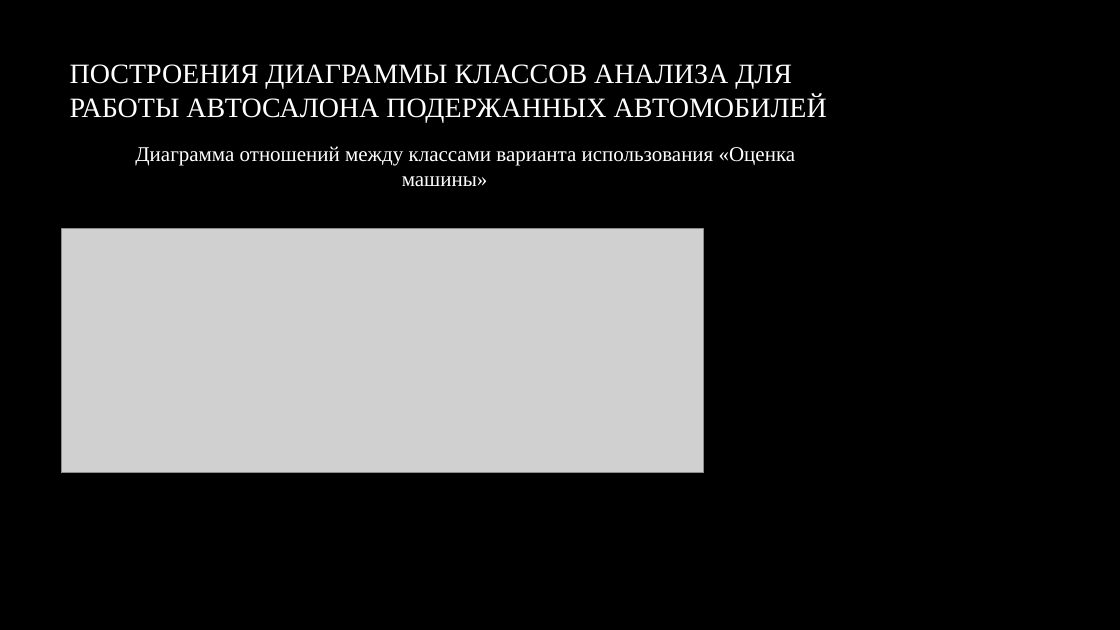
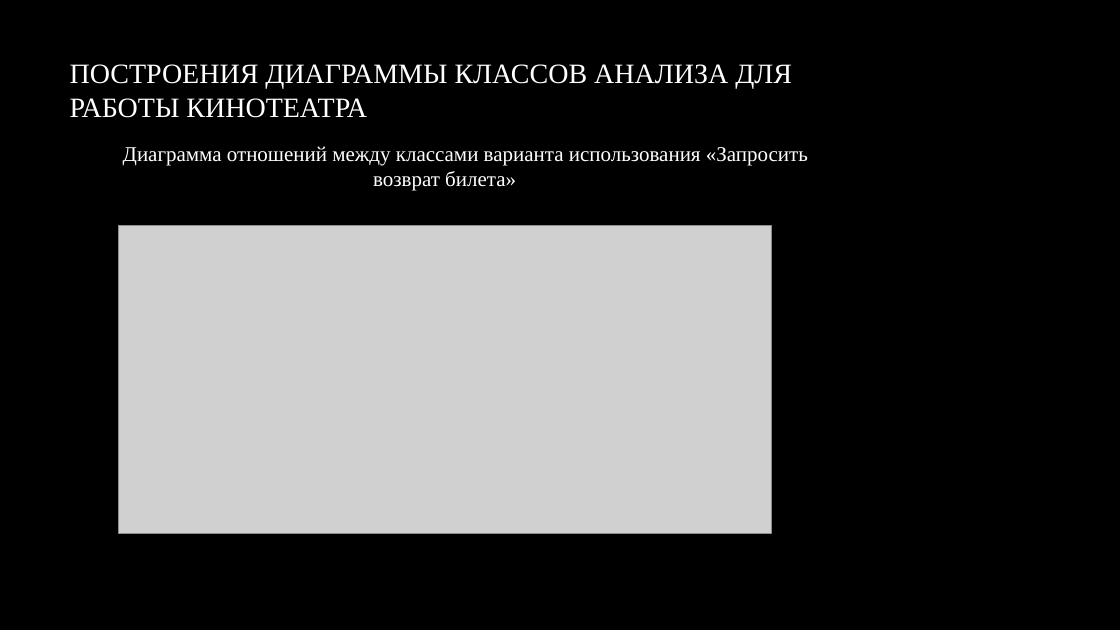
Before and after one commit to baethand/MIREA, a slide deck: slide 7 of sem4/AKMS/пр2_през_Руденко_ИКБО-13-22.pptx (slide 5 before the commit). Drawn at 1120x630 pixels with LibreOffice and Linux fonts; fonts in the diff are those of the drawing; grey boxes stand for pictures; background and template pictures are left out. Boxes give left, top, right and bottom in pixels: in the first picture for what was removed or moved away, otherwise in the second. Text is boxed around its words. In the diff, an @@ line names an element or a change of style, - is before the commit and + after.

```diff
--- a/sem4/AKMS/пр2_през_Руденко_ИКБО-13-22.pptx
+++ b/sem4/AKMS/пр2_през_Руденко_ИКБО-13-22.pptx
@@ title at [70, 64, 792, 118]: text changed @@
-ПОСТРОЕНИЯ ДИАГРАММЫ КЛАССОВ АНАЛИЗА ДЛЯ РАБОТЫ АВТОСАЛОНА ПОДЕРЖАННЫХ АВТОМОБИЛЕЙ
+ПОСТРОЕНИЯ ДИАГРАММЫ КЛАССОВ АНАЛИЗА ДЛЯ РАБОТЫ КИНОТЕАТРА
@@ text at [123, 146, 808, 191]: text changed @@
-Диаграмма отношений между классами варианта использования «Оценка машины»
+Диаграмма отношений между классами варианта использования «Запросить возврат билета»
@@ picture: place and size @@
-picture at [61, 229, 704, 473]
+picture at [118, 226, 771, 534]
```
Also in this commit, not shown: 6 other slides changed, 1 slide added, 1 slide removed, 9 other files.
